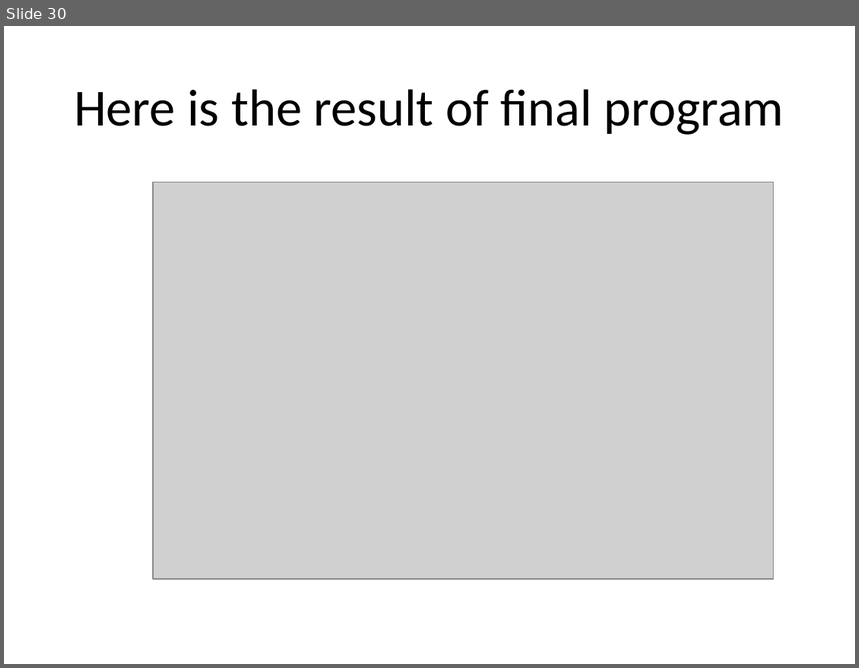
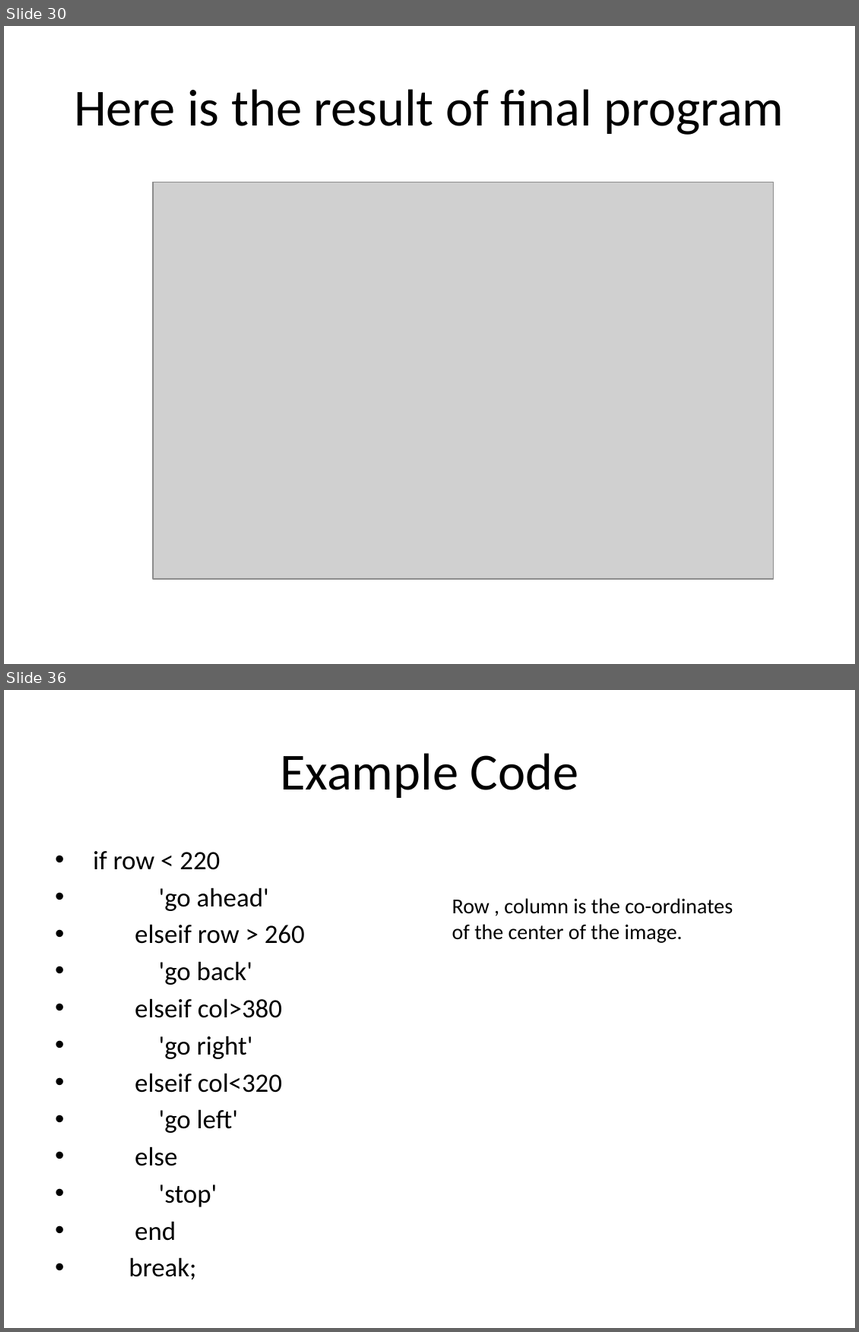
Before and after one commit to akshar100/Matlab-Image-Detection, a slide deck: Matlab and Image Detection.pptx. Shown one above the other, each under a label of ours: slide 30 before the commit, slides 30 and 36 after it; the slides between them are not shown. The pictures are 859x668 and 859x1332 pixels, drawn with LibreOffice and Linux fonts; fonts in the diff are those of the drawing; grey boxes stand for pictures. Boxes give left, top, right and bottom in pixels: in the first picture for what was removed or moved away, otherwise in the second. Text is boxed around its words. In the diff, an @@ line names an element or a change of style, - is before the commit and + after.

```diff
--- a/Matlab and Image Detection.pptx
+++ b/Matlab and Image Detection.pptx
@@ slide 36 added at (4, 690, 855, 1328), background #FFFFFF @@
@@ title added at (280, 753, 579, 798), 44 pt, text #000000 @@
+Example Code
@@ text added at (93, 851, 305, 1241), 22.4 pt, text #000000 @@
+• if row < 220
+• 'go ahead'
+• elseif row > 260
+• 'go back'
+• elseif col>380
+• 'go right'
+• elseif col<320
+• 'go left'
+• else
+• 'stop'
+• end
+• break;
@@ text added at (452, 898, 733, 943), 18 pt, text #000000 @@
+Row , column is the co-ordinates of the center of the image.
```
Also in this commit, not shown: 3 slides changed, 5 other slides added, 1 other file.
